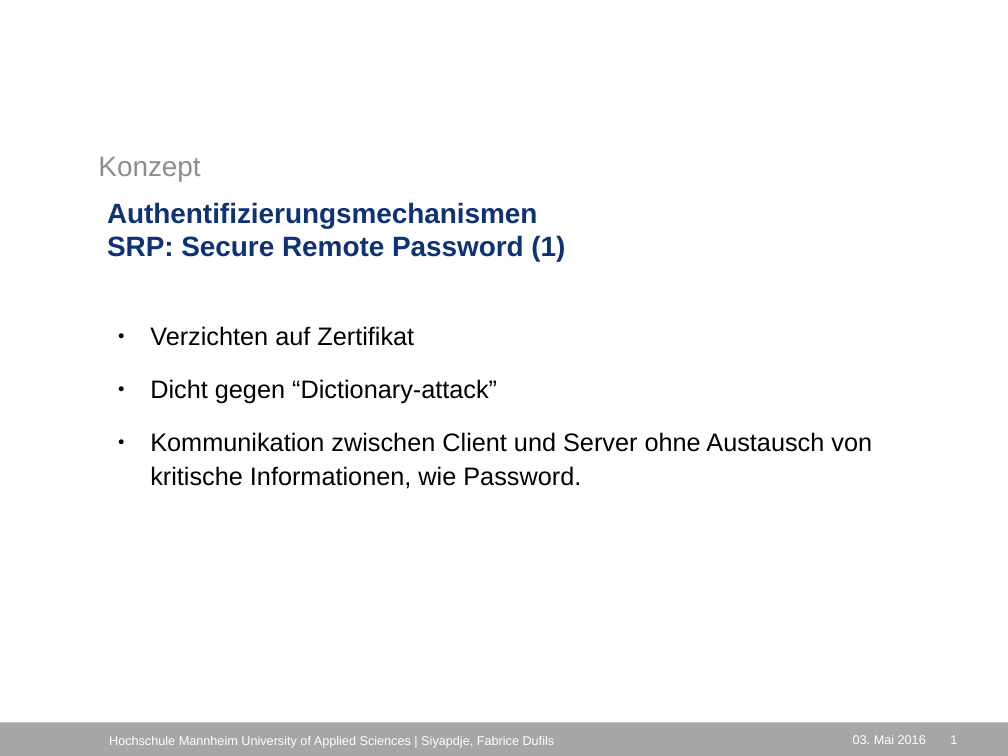
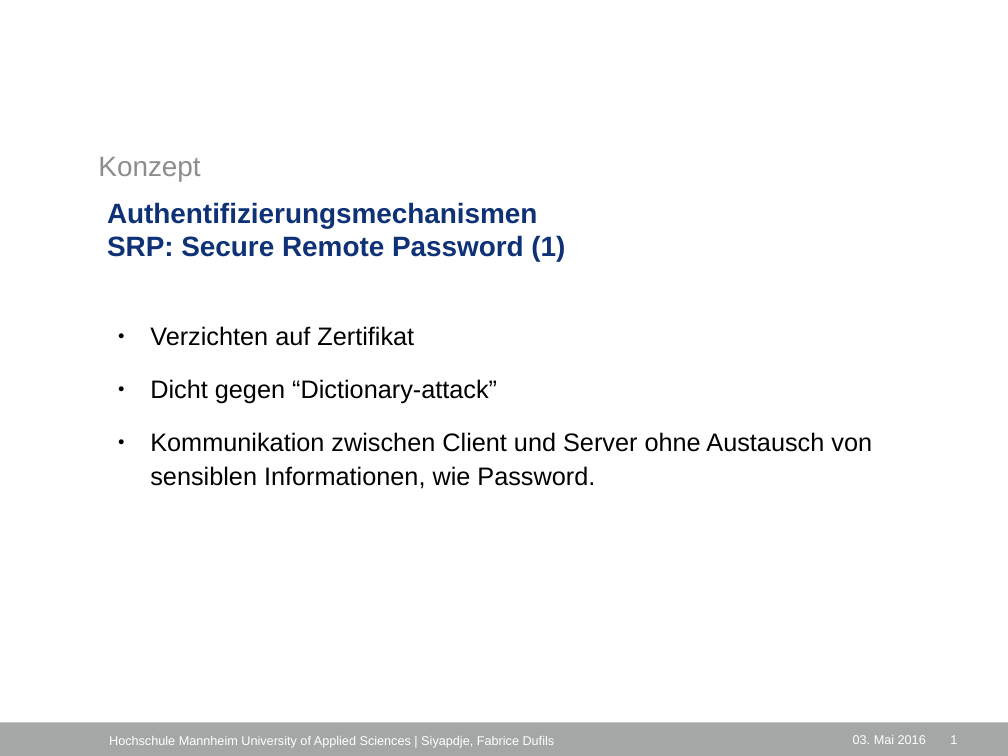
Before and after one commit to fab-du/documentations, a slide deck: slide 16 of vortrag/Untitled 1.odp (slide 17 before the commit). Drawn at 1008x756 pixels with LibreOffice and Linux fonts; fonts in the diff are those of the drawing; background and template pictures are left out. Boxes give left, top, right and bottom in pixels: in the first picture for what was removed or moved away, otherwise in the second. Text is boxed around its words. In the diff, an @@ line names an element or a change of style, - is before the commit and + after.

```diff
--- a/vortrag/Untitled 1.odp
+++ b/vortrag/Untitled 1.odp
@@ text at [150, 432, 872, 489]: text changed @@
-● Kommunikation zwischen Client und Server ohne Austausch von kritische Informationen, wie Password.
+● Kommunikation zwischen Client und Server ohne Austausch von sensiblen Informationen, wie Password.
```
Also in this commit, not shown: 16 other slides changed, 1 slide removed, 1 other file.
